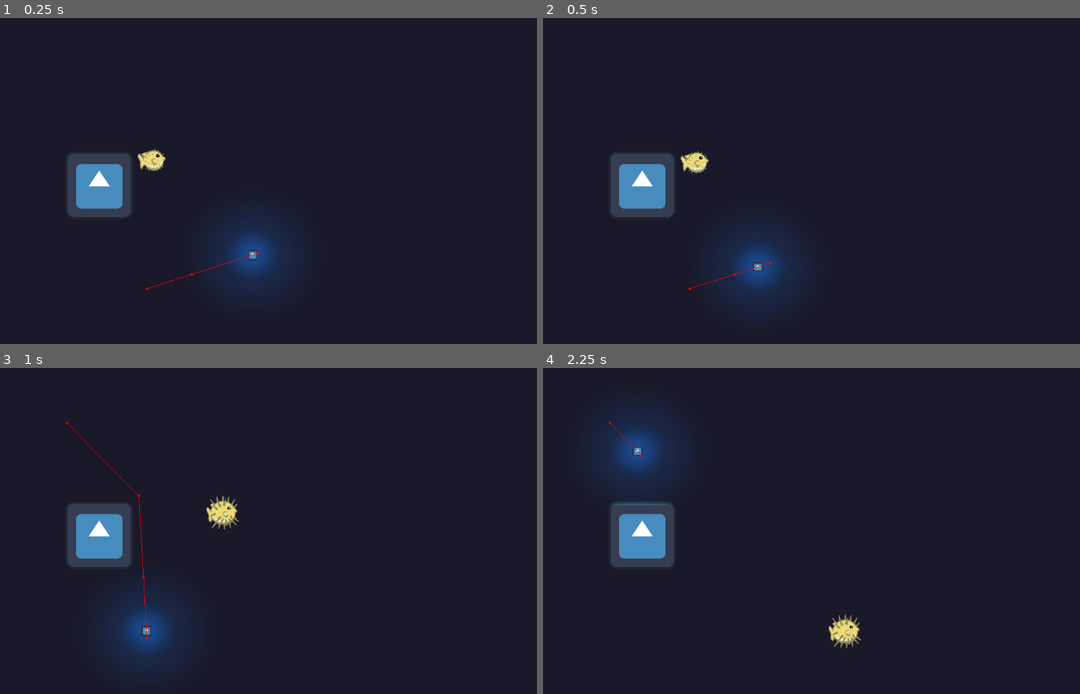
Above: before the commit, frames 1-4 (two rows, left to right).
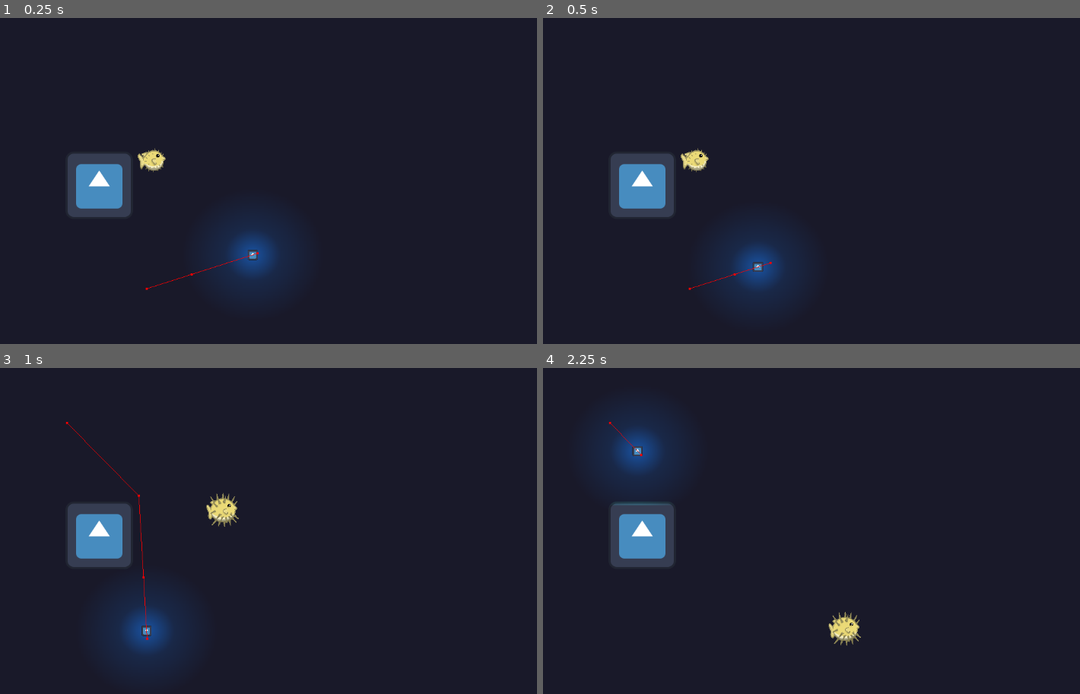
Above: after the commit, the same moments.

Repository: Chestrade/pixel-jam-2024
Game: Godot game, scene res://Level/Test Levels/AnglerFish Gym.tscn
The game is run twice, just before and just after one commit, with the same random seed, the same clock (stepped at 60 frames per second) and the same inputs. The engine's default icon, where the game draws it, is replaced by a stand-in: a white triangle on a blue panel in a dark square.
Inputs:
- Up to frame 1 (0.25 s): no input
- Up to frame 2 (0.5 s): no input
- Up to frame 3 (1 s): hold Right (swim_right) from 0.53 s (still down); hold Space (inflate) from 0.53 s (still down)
- Up to frame 4 (2.25 s): release Right (swim_right) at 1.28 s; release Space (inflate) at 1.28 s; hold Down (swim_down) 1.28-2.03 s; tap Space (inflate) at 1.35 s; hold Right (swim_right) from 2.03 s (still down); hold Space (inflate) from 2.03 s (still down)

Frame 1 is identical in both runs. In frame 2, 0.2% of the frame differs, in the area x 25-31%, y 39-49%; in frame 3, 0.3%, in the area x 38-45%, y 38-50%; in frame 4, 0.3%.

Commit message:
Option menu scene

Diff:
--- /dev/null
+++ b/Level/UI/Options.tscn
@@ -0,0 +1,39 @@
+[gd_scene format=3 uid="uid://da6t0oo0k7vhw"]
+
+[node name="Options" type="Control"]
+layout_mode = 3
+anchors_preset = 15
+anchor_right = 1.0
+anchor_bottom = 1.0
+grow_horizontal = 2
+grow_vertical = 2
+
+[node name="VBoxContainer" type="VBoxContainer" parent="."]
+layout_mode = 0
+offset_right = 258.0
+offset_bottom = 95.0
+alignment = 1
+
+[node name="Audio" type="RichTextLabel" parent="VBoxContainer"]
+layout_mode = 2
+text = "Sound Settings
+"
+fit_content = true
+
+[node name="Music" type="RichTextLabel" parent="VBoxContainer"]
+layout_mode = 2
+text = "Music
+"
+fit_content = true
+
+[node name="HSlider" type="HSlider" parent="VBoxContainer"]
+layout_mode = 2
+
+[node name="SFX" type="RichTextLabel" parent="VBoxContainer"]
+layout_mode = 2
+text = "Sound Effects
+"
+fit_content = true
+
+[node name="HSlider2" type="HSlider" parent="VBoxContainer"]
+layout_mode = 2
--- a/Level/main_menu.tscn
+++ b/Level/UI/main_menu.tscn
@@ -1,6 +1,6 @@
 [gd_scene load_steps=2 format=3 uid="uid://dwqmptqdprgok"]
 
-[ext_resource type="Script" path="res://Level/main_menu.gd" id="1_35quv"]
+[ext_resource type="Script" path="res://Scripts/main_menu.gd" id="1_35quv"]
 
 [node name="Menu" type="Control"]
 layout_mode = 3
--- a/Level/main_menu.gd
+++ b/Scripts/main_menu.gd
@@ -4,7 +4,7 @@
 	get_tree().change_scene_to_file("res://Level/main_level.tscn")
 
 func _on_options_pressed() -> void:
-	pass
+	get_tree().change_scene_to_file("res://Level/UI/Options.tscn")
 
 func _on_quit_pressed() -> void:
 	get_tree().quit()
--- a/project.godot
+++ b/project.godot
@@ -69,6 +69,10 @@
 2d_physics/layer_2="player"
 2d_physics/layer_3="enemy"
 
+[physics]
+
+2d/default_gravity=100.0
+
 [rendering]
 
 textures/canvas_textures/default_texture_filter=0
